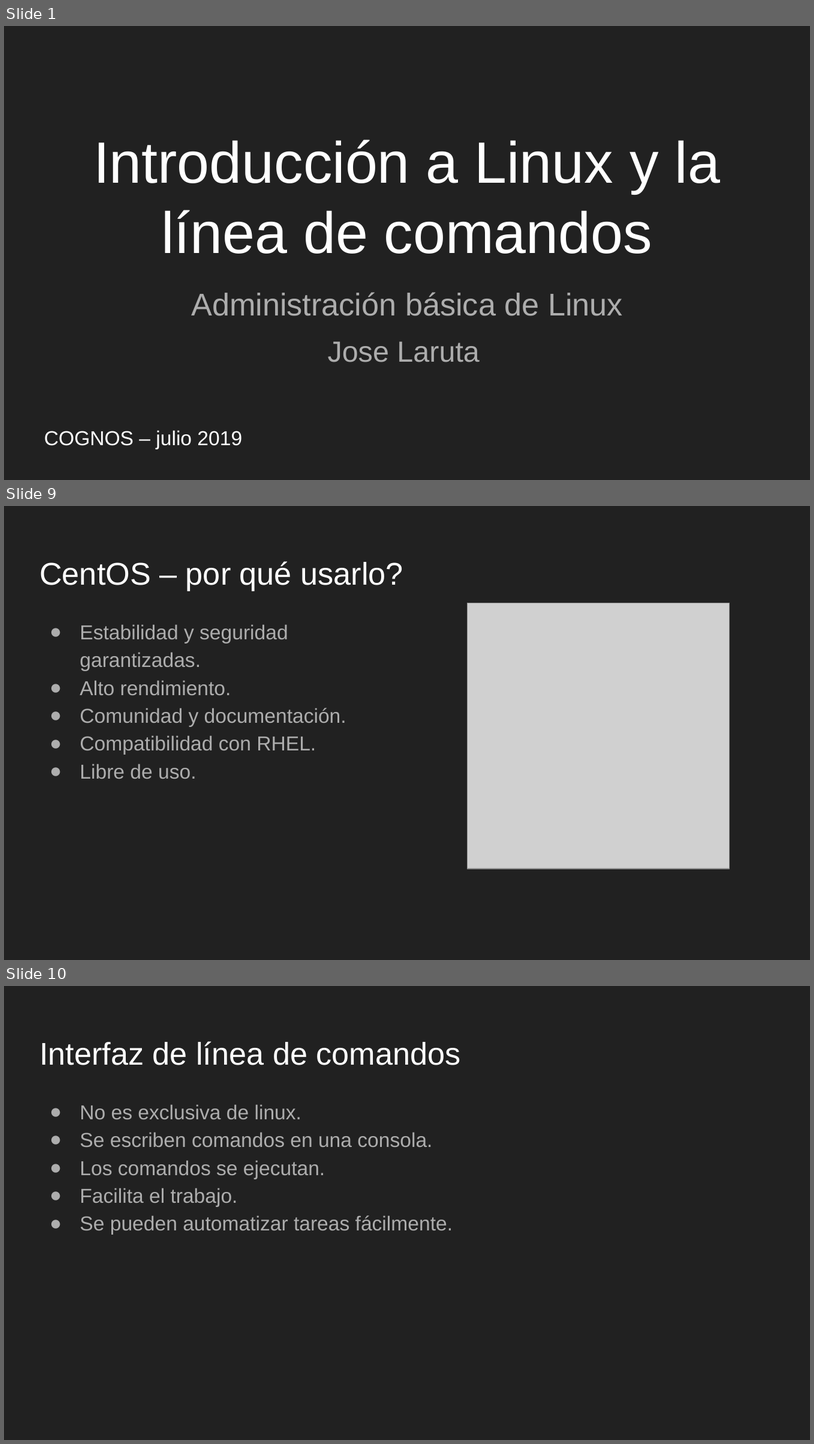
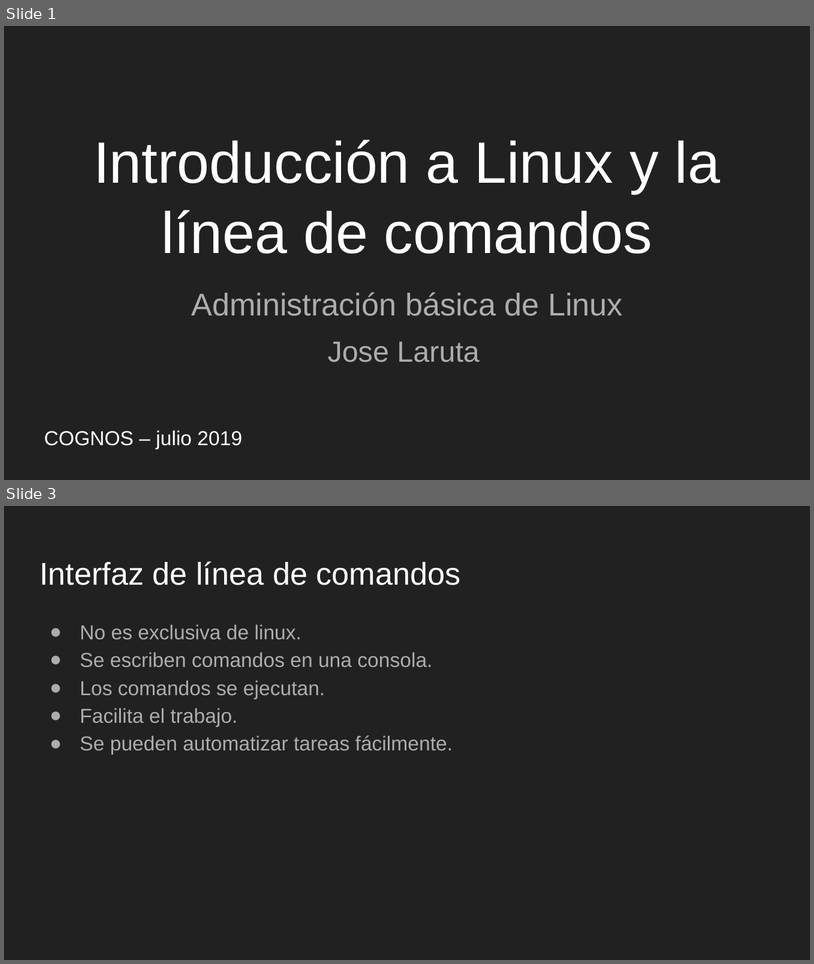
Before and after one commit to tabris2015/LNX101_102, a slide deck: slides/Sesion6.odp. Shown one above the other, each under a label of ours: slides 1, 9 and 10 before the commit, slides 1 and 3 after it; the slides between them are not shown. The pictures are 814x1444 and 814x964 pixels, drawn with LibreOffice and Linux fonts; fonts in the diff are those of the drawing; grey boxes stand for pictures. Boxes give left, top, right and bottom in pixels: in the first picture for what was removed or moved away, otherwise in the second. Text is boxed around its words. In the diff, an @@ line names an element or a change of style, - is before the commit and + after.

```diff
--- a/slides/Sesion6.odp
+++ b/slides/Sesion6.odp
@@ slide 9 removed at <box>4,506,810,960</box>, background #212121 @@
@@ title removed at <box>39,561,403,591</box> @@
-CentOS – por qué usarlo?
@@ picture removed at <box>468,603,730,868</box> @@
@@ text removed at <box>80,624,347,779</box> @@
-● Estabilidad y seguridad garantizadas.
-● Alto rendimiento.
-● Comunidad y documentación.
-● Compatibilidad con RHEL.
-● Libre de uso.
@@ what was slide 10 is now slide 3 @@
```
Also in this commit, not shown: 2 slides changed, 6 other slides removed, 1 other file.
